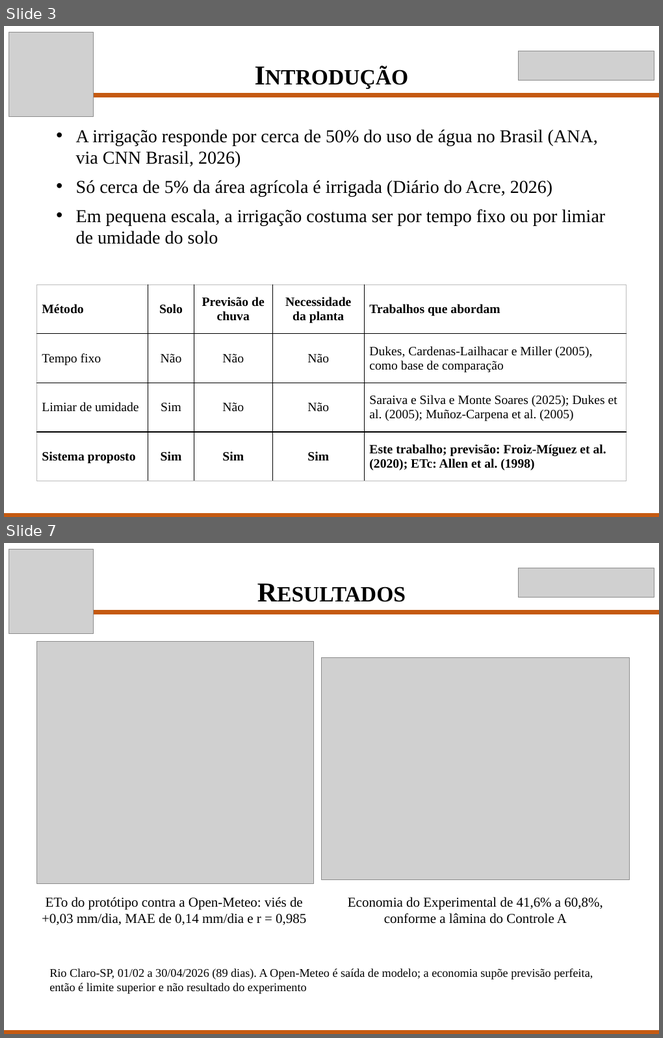
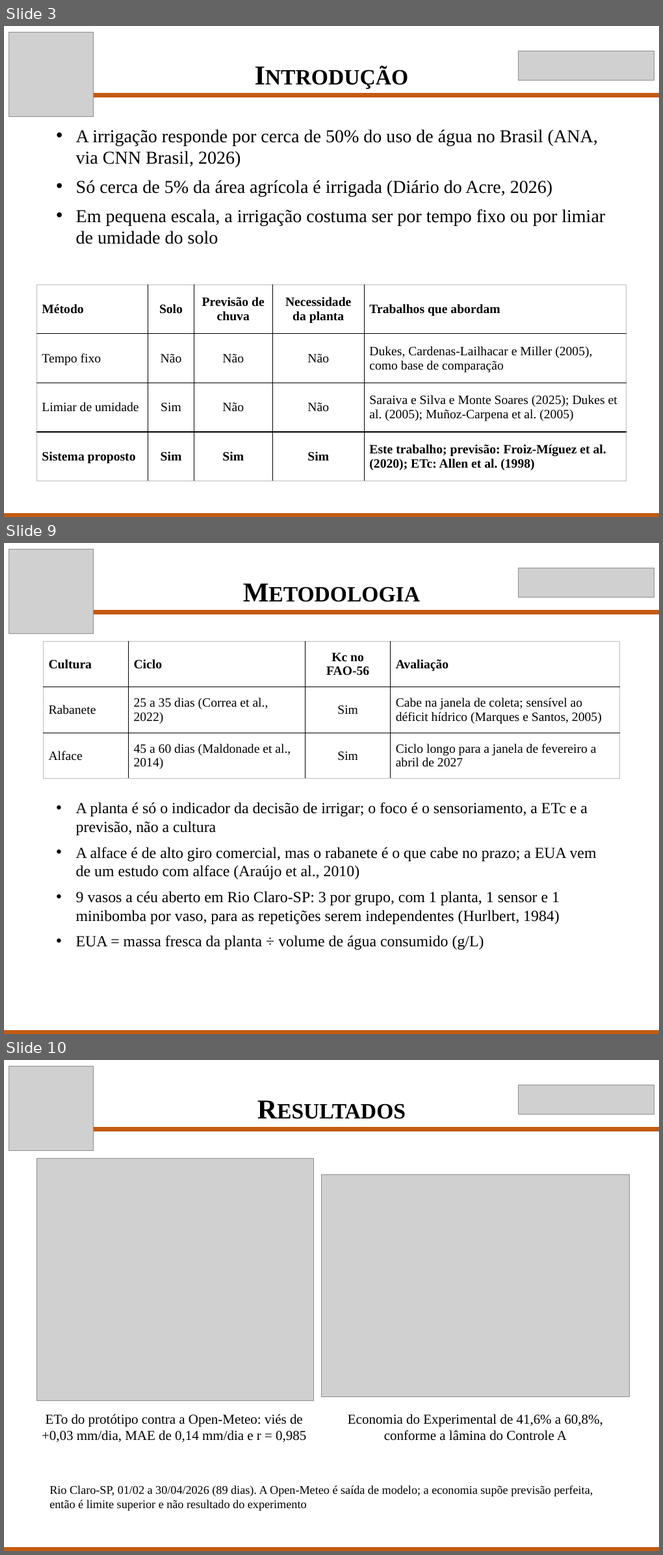
Before and after one commit to Scaglia05/irrigacao-inteligente, a slide deck: docs/p2/Apresentacao_TCC_P2.pptx. Shown one above the other, each under a label of ours: slides 3 and 7 before the commit, slides 3, 9 and 10 after it; the slides between them are not shown. The pictures are 663x1038 and 663x1555 pixels, drawn with LibreOffice and Linux fonts; fonts in the diff are those of the drawing; grey boxes stand for pictures. Boxes give left, top, right and bottom in pixels: in the first picture for what was removed or moved away, otherwise in the second. Text is boxed around its words. In the diff, an @@ line names an element or a change of style, - is before the commit and + after.

```diff
--- a/docs/p2/Apresentacao_TCC_P2.pptx
+++ b/docs/p2/Apresentacao_TCC_P2.pptx
@@ slide 9 added at (4, 543, 659, 1034), background #FFFFFF @@
@@ picture added at (9, 549, 94, 634) @@
@@ text added at (235, 571, 427, 611), 30 pt, text #000000, bold, small capitals @@
+Metodologia
@@ picture added at (519, 568, 655, 597) @@
@@ rectangle added at (94, 611, 659, 614), fill #C55A11, outline #C55A11 1 pt @@
@@ table added at (43, 641, 620, 779), 3 rows, 4 columns @@
+Cultura | Ciclo | Kc no FAO-56 | Avaliação
+Rabanete | 25 a 35 dias (Correa et al., 2022) | Sim | Cabe na janela de coleta; sensível ao déficit hídrico (Marques e Santos, 2005)
+Alface | 45 a 60 dias (Maldonade et al., 2014) | Sim | Ciclo longo para a janela de fevereiro a abril de 2027
@@ text added at (76, 802, 597, 950), 17 pt, text #000000 @@
+• A planta é só o indicador da decisão de irrigar; o foco é o sensoriamento, a ETc e a previsão, não a cultura
+• A alface é de alto giro comercial, mas o rabanete é o que cabe no prazo; a EUA vem de um estudo com alface (Araújo et al., 2010)
+• 9 vasos a céu aberto em Rio Claro-SP: 3 por grupo, com 1 planta, 1 sensor e 1 minibomba por vaso, para as repetições serem independentes (Hurlbert, 1984)
+• EUA = massa fresca da planta ÷ volume de água consumido (g/L)
@@ rectangle added at (4, 1031, 659, 1034), fill #C55A11, outline #C55A11 1 pt @@
@@ what was slide 7 is now slide 10 @@
```
Also in this commit, not shown: 5 slides changed, 3 other slides added, 1 other file.
